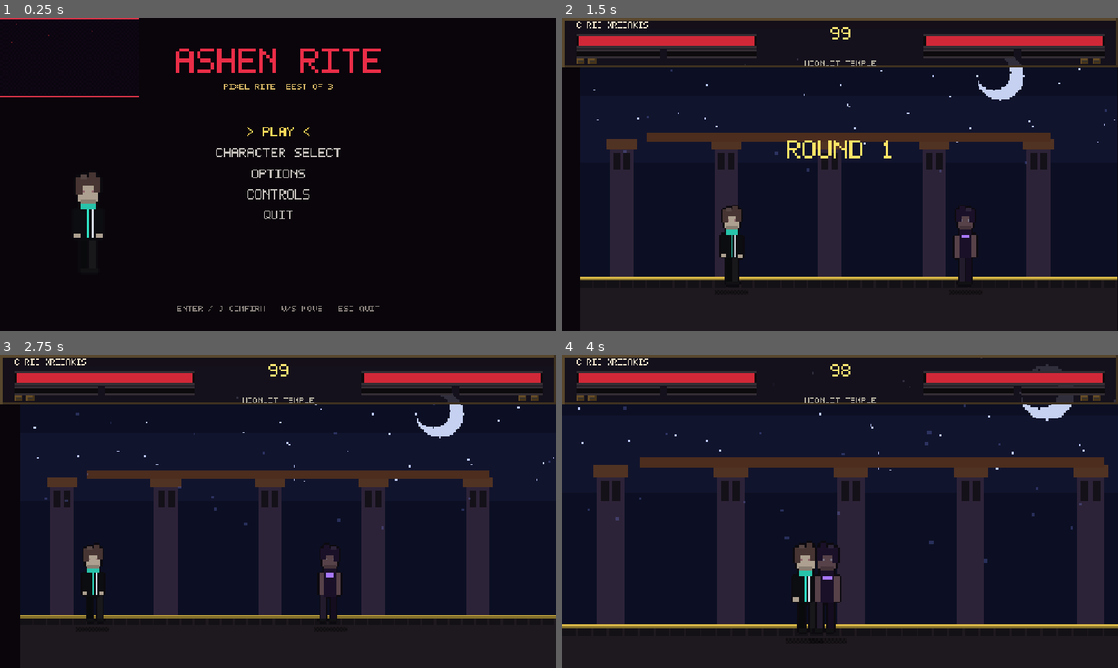
Above: before the commit, frames 1-4 (two rows, left to right).
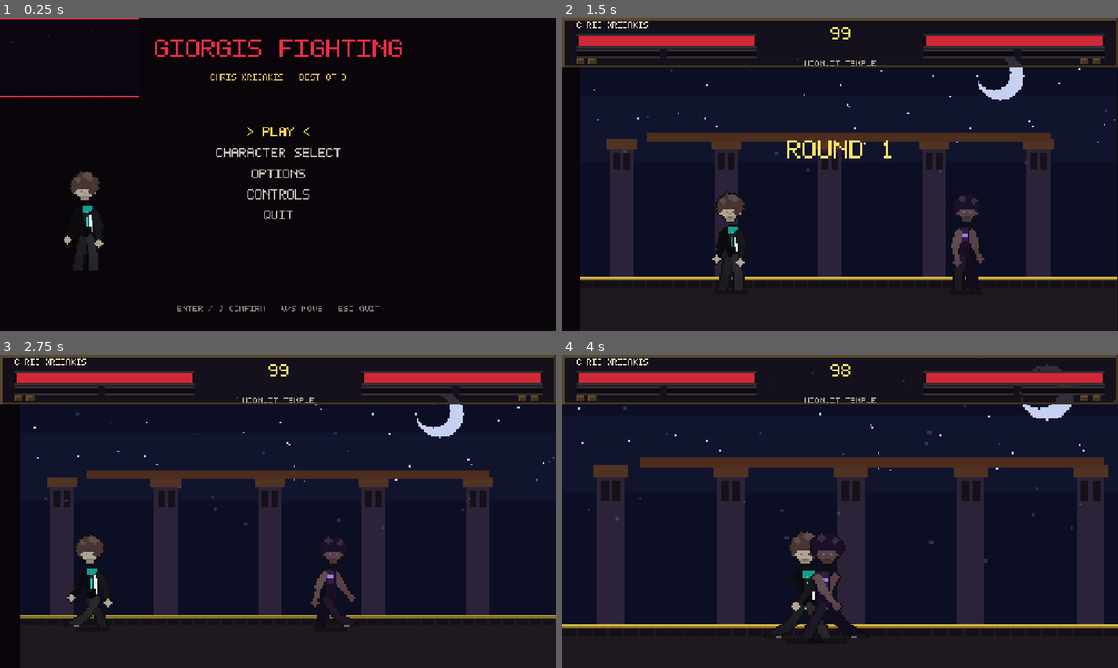
Above: after the commit, the same moments.

Repository: SirGiorgis/games
Game: Godot game, scene res://scenes/bootstrap.tscn
Two runs of this game, one before a commit and one after it. Both use one fixed random seed, a clock stepped at 60 frames per second and the inputs below.
Inputs (mouse positions are in pixels of both pictures, inside the frame that each line leads up to):
- Up to frame 1 (0.25 s): no input
- Up to frame 2 (1.5 s): tap Enter (menu_confirm) at 0.5 s; move the mouse to (962, 158) at 0.52 s; hold D (menu_right) from 0.53 s (still down); tap U (p1_block) at 0.6 s; click (962, 158) at 0.67 s; tap Space at 0.77 s; move the mouse to (728, 190) at 1.27 s; tap I (p1_grab) at 1.35 s
- Up to frame 3 (2.75 s): tap Space at 1.52 s; move the mouse to (333, 442) at 2.02 s; release D (menu_right) at 2.03 s; hold A (menu_left) from 2.03 s (still down); tap K (p1_heavy) at 2.1 s
- Up to frame 4 (4 s): move the mouse to (812, 574) at 2.77 s; release A (menu_left) at 2.78 s; hold D (menu_right) from 2.78 s (still down); tap J (p1_light) at 2.85 s; click (812, 574) at 2.92 s; tap Space at 3.02, 3.77 s; move the mouse to (1006, 558) at 3.52 s; tap L (p1_special) at 3.6 s

The runs differ from the first frame. In frame 1, 2.4% of the frame differs, in the area x 11-73%, y 6-80%; in frame 2, 1.2%; in frame 3, 1.1%; in frame 4, 1.5%.

Commit message:
Rename the game Giorgis Fighting and overhaul fighter pixel animation.
Chris Xrisakis uses a larger limb-rigged sprite (walk cycle, jump arcs,
punch anticipation) with photo-matched skin, curls, and racing-jacket detail.

Co-authored-by: SirGiorgis <SirGiorgis@users.noreply.github.com>

Diff:
--- a/ashen-rite/data/characters/chris_xrisakis.json
+++ b/ashen-rite/data/characters/chris_xrisakis.json
@@ -18,12 +18,12 @@
   "jump": 610,
   "attack": 0.98,
   "defense": 0.82,
-  "skin": "#c9a07a",
-  "hair": "#3a2a22",
-  "outfit": "#0c0d10",
-  "trim": "#d8dee8",
-  "accent": "#2ee6c8",
-  "eyes": "#4a3828",
+	"skin": "#d2ae8a",
+	"hair": "#3a281c",
+	"outfit": "#0a0b0e",
+	"trim": "#e8eef4",
+	"accent": "#1ad4c0",
+	"eyes": "#241810",
   "special_id": "dash",
   "special_name": "Slipstream Cut",
   "special_desc": "Drops into an invisible tow and flashes through the opponent like a last-lap overtake.",
--- a/ashen-rite/icon.svg
+++ b/ashen-rite/icon.svg
@@ -1,7 +1,7 @@
 <svg xmlns="http://www.w3.org/2000/svg" width="128" height="128" viewBox="0 0 128 128">
-  <rect width="128" height="128" rx="18" fill="#140814"/>
-  <path d="M64 14 L92 40 L80 40 L80 88 L48 88 L48 40 L36 40 Z" fill="#e23a4a"/>
-  <circle cx="64" cy="102" r="8" fill="#f0c14a"/>
-  <rect x="22" y="54" width="18" height="6" rx="2" fill="#6ec8ff"/>
-  <rect x="88" y="54" width="18" height="6" rx="2" fill="#6ec8ff"/>
+  <rect width="128" height="128" fill="#140814"/>
+  <rect x="24" y="20" width="80" height="16" fill="#e23a4a"/>
+  <rect x="24" y="36" width="16" height="72" fill="#e23a4a"/>
+  <rect x="24" y="92" width="64" height="16" fill="#e23a4a"/>
+  <rect x="72" y="68" width="32" height="16" fill="#1ad4c0"/>
 </svg>
--- a/ashen-rite/project.godot
+++ b/ashen-rite/project.godot
@@ -3,8 +3,8 @@
 
 [application]
 
-config/name="Ashen Rite"
-config/description="Original arcade 2D fighting game. Open the project and press Play."
+config/name="Giorgis Fighting"
+config/description="Giorgis Fighting — original arcade 2D fighter. Open the project and press Play."
 config/version="1.0.0"
 run/main_scene="res://scenes/bootstrap.tscn"
 config/features=PackedStringArray("4.4", "Forward Plus")
--- a/ashen-rite/scripts/combat/fighter.gd
+++ b/ashen-rite/scripts/combat/fighter.gd
@@ -417,6 +417,7 @@
 			visual.set_pose_name("walk")
 		State.JUMP:
 			visual.set_pose_name("jump")
+			visual.attack_u = clampf((velocity.y + 650.0) / 1300.0, 0.0, 1.0)
 		State.CROUCH:
 			visual.set_pose_name("crouch")
 		State.LIGHT:
--- a/ashen-rite/scripts/combat/fighter_visual.gd
+++ b/ashen-rite/scripts/combat/fighter_visual.gd
@@ -3,8 +3,8 @@
 ## Pixel-art fighter. Same API as the old puppet visual.
 
 const SCALE := 4
-const FW := 48
-const FH := 64
+const FW := 64
+const FH := 80
 
 var def: CharacterDef
 var facing: int = 1
@@ -67,10 +67,11 @@
 	if not _frames.has(key):
 		key = "idle"
 	var arr: Array = _frames[key]
-	if pose in ["light", "heavy", "special", "ultimate", "grab"]:
+	if pose in ["light", "heavy", "special", "ultimate", "grab", "jump"]:
 		var idx := clampi(int(attack_u * arr.size()), 0, arr.size() - 1)
 		return arr[idx]
-	var idx2 := int(_time * (8.0 if pose == "walk" else 6.0)) % arr.size()
+	var spd: float = 10.0 if pose == "walk" else (7.0 if pose == "victory" else 5.5)
+	var idx2: int = int(_time * spd) % arr.size()
 	return arr[idx2]
 
 
--- a/ashen-rite/scripts/pixel/pix.gd
+++ b/ashen-rite/scripts/pixel/pix.gd
@@ -39,6 +39,27 @@
 	for yy in range(-r, r + 1):
 		for xx in range(-r, r + 1):
 			if xx * xx + yy * yy <= r * r:
+				put(img, cx + xx, cy + yy, c)
+
+
+static func capsule(img: Image, x0: int, y0: int, x1: int, y1: int, r: int, c: Color) -> void:
+	var dx: float = float(x1 - x0)
+	var dy: float = float(y1 - y0)
+	var dist: float = sqrt(dx * dx + dy * dy)
+	var steps: int = maxi(1, int(dist))
+	for i in steps + 1:
+		var t: float = float(i) / float(steps)
+		var px: int = int(round(lerpf(float(x0), float(x1), t)))
+		var py: int = int(round(lerpf(float(y0), float(y1), t)))
+		disc(img, px, py, r, c)
+
+
+static func oval(img: Image, cx: int, cy: int, rx: int, ry: int, c: Color) -> void:
+	for yy in range(-ry, ry + 1):
+		for xx in range(-rx, rx + 1):
+			var nx: float = float(xx) / float(maxi(rx, 1))
+			var ny: float = float(yy) / float(maxi(ry, 1))
+			if nx * nx + ny * ny <= 1.0:
 				put(img, cx + xx, cy + yy, c)
 
 
--- a/ashen-rite/scripts/pixel/pixel_fighter_bake.gd
+++ b/ashen-rite/scripts/pixel/pixel_fighter_bake.gd
@@ -1,159 +1,286 @@
 class_name PixelFighterBake
 extends RefCounted
-
-const W := 48
-const H := 64
+## Limb-rigged pixel fighter. Faces right; flip_h handles facing.
+
+const W := 64
+const H := 80
 const SCALE := 4
 
 
 static func bake(def: CharacterDef) -> Dictionary:
-	var out := {}
-	out["idle"] = [_frame(def, "idle", 0), _frame(def, "idle", 1), _frame(def, "idle", 2), _frame(def, "idle", 3)]
-	out["walk"] = [_frame(def, "walk", 0), _frame(def, "walk", 1), _frame(def, "walk", 2), _frame(def, "walk", 3)]
-	out["run"] = out["walk"]
-	out["jump"] = [_frame(def, "jump", 0)]
-	out["crouch"] = [_frame(def, "crouch", 0)]
-	out["light"] = [_frame(def, "light", 0), _frame(def, "light", 1), _frame(def, "light", 2)]
-	out["heavy"] = [_frame(def, "heavy", 0), _frame(def, "heavy", 1), _frame(def, "heavy", 2)]
-	out["special"] = [_frame(def, "special", 0), _frame(def, "special", 1), _frame(def, "special", 2)]
-	out["ultimate"] = [_frame(def, "ultimate", 0), _frame(def, "ultimate", 1), _frame(def, "ultimate", 2)]
-	out["block"] = [_frame(def, "block", 0)]
-	out["hit"] = [_frame(def, "hit", 0)]
-	out["knockdown"] = [_frame(def, "knockdown", 0)]
-	out["victory"] = [_frame(def, "victory", 0), _frame(def, "victory", 1)]
-	out["defeat"] = [_frame(def, "knockdown", 0)]
-	out["grab"] = [_frame(def, "grab", 0), _frame(def, "grab", 1)]
-	return out
-
-
-static func _frame(def: CharacterDef, pose: String, f: int) -> ImageTexture:
+	return {
+		"idle": _seq(def, "idle", 6),
+		"walk": _seq(def, "walk", 8),
+		"run": _seq(def, "walk", 8),
+		"jump": _seq(def, "jump", 6),
+		"crouch": _seq(def, "crouch", 2),
+		"light": _seq(def, "light", 6),
+		"heavy": _seq(def, "heavy", 8),
+		"special": _seq(def, "special", 8),
+		"ultimate": _seq(def, "ultimate", 8),
+		"block": _seq(def, "block", 2),
+		"hit": _seq(def, "hit", 4),
+		"knockdown": _seq(def, "knockdown", 4),
+		"victory": _seq(def, "victory", 6),
+		"defeat": _seq(def, "knockdown", 4),
+		"grab": _seq(def, "grab", 6),
+	}
+
+
+static func _seq(def: CharacterDef, pose: String, n: int) -> Array:
+	var arr: Array = []
+	for i in n:
+		arr.append(_frame(def, pose, i, n))
+	return arr
+
+
+static func _frame(def: CharacterDef, pose: String, f: int, n: int) -> ImageTexture:
 	var img := Pix.image(W, H)
-	_paint(img, def, pose, f)
-	Pix.outline(img, Color(0.05, 0.04, 0.06, 1))
+	_paint(img, def, pose, f, n)
+	Pix.outline(img, Color(0.07, 0.05, 0.06, 1))
 	return Pix.tex(img)
 
 
-static func _paint(img: Image, def: CharacterDef, pose: String, f: int) -> void:
-	var skinny: bool = def.build == "lean" or def.width_scale < 0.9
-	var racing: bool = def.style == "racing"
-	var tw: int = 6 if skinny else (10 if def.build == "heavy" else 8)
-	var cx := 24
-	var foot := 61
-	var bob := 0
-	if pose == "idle":
-		bob = 1 if f % 2 == 1 else 0
-	var squat := 0
-	if pose == "crouch" or pose == "block":
-		squat = 8
-	if pose == "hit":
-		cx += 2
+static func _paint(img: Image, def: CharacterDef, pose: String, f: int, n: int) -> void:
+	var p: Dictionary = _rig(pose, f, n)
+	var skinny: bool = def.build == "lean" or def.width_scale < 0.92
+	var racing: bool = def.style == "racing" or def.id == "chris_xrisakis"
+	var cx: int = 32 + int(p.xoff)
+	var foot: int = 76
+	var hip_y: int = foot - (15 if skinny else 16) + int(p.squat) + int(p.bob)
 	if pose == "knockdown":
-		_downed(img, def, tw)
+		_downed(img, def, racing, f)
 		return
 
-	var hip_y := foot - 16 + squat - bob
-	var walk := 0
-	if pose == "walk":
-		walk = [-2, 2, -2, 2][f]
-	var punch := 0
-	if pose in ["light", "heavy", "grab"]:
-		punch = [0, 4, 9][mini(f, 2)]
-		if pose == "heavy":
-			punch += 2
-	var lean := 0
-	if pose in ["special", "ultimate"]:
-		lean = [1, 3, 2][mini(f, 2)]
-		cx += lean
-
-	var pants := def.outfit.darkened(0.22)
-	var shoes := Color(0.07, 0.07, 0.08)
-	var skin_dk := def.skin.darkened(0.22)
-	# legs
-	var ll := cx - 3 + (walk if walk < 0 else 0)
-	var lr := cx + 1 + (walk if walk > 0 else 0)
-	if pose == "jump":
-		ll -= 2
-		lr += 2
-		hip_y -= 2
-	Pix.rect(img, ll, hip_y, 3 if skinny else 4, foot - hip_y - 2, pants)
-	Pix.rect(img, lr, hip_y, 3 if skinny else 4, foot - hip_y - 2, pants.lightened(0.06))
-	Pix.rect(img, ll, foot - 2, 4, 2, shoes)
-	Pix.rect(img, lr, foot - 2, 4, 2, shoes)
-
-	# hips + torso (jacket)
-	var torso_h := 16
-	var torso_y := hip_y - torso_h
-	Pix.rect(img, cx - tw / 2, hip_y - 3, tw + 1, 4, def.outfit)
-	Pix.rect(img, cx - tw / 2, torso_y, tw + 1, torso_h, def.outfit)
+	var pants := Color(0.12, 0.12, 0.14) if racing else def.outfit.darkened(0.25)
+	var shoes := Color(0.08, 0.08, 0.09)
+	var sleeve := def.outfit if racing else def.skin
+	var lt: int = 2 if skinny else 3
+	var ls: int = 2 if skinny else 3
+	var at: int = 2 if skinny else 3
+
+	# far leg / far arm first
+	_limb(img, cx - 2, hip_y, float(p.ll_a), float(p.ll_b), 12, 12, lt, ls, pants, shoes, true)
+	_arm(img, cx - (4 if skinny else 5), hip_y - 15, float(p.al_a), float(p.al_b), 9, 8, at, sleeve, def.skin)
+
+	_torso(img, def, cx, hip_y, skinny, racing, int(p.lean))
+	_limb(img, cx + 2, hip_y, float(p.lr_a), float(p.lr_b), 12, 12, lt, ls, pants.lightened(0.05), shoes, true)
+	_arm(img, cx + (4 if skinny else 5) + int(p.lean), hip_y - 15, float(p.ar_a), float(p.ar_b), 9, 9, at, sleeve.lightened(0.06), def.skin)
+
+	if racing and pose in ["special", "ultimate"]:
+		_smear(img, cx, hip_y, def.accent, f)
+
+	var hx: int = cx - 1 + int(p.lean) + int(p.head_x)
+	var hy: int = hip_y - 28 + int(int(p.squat) / 2)
+	_head(img, def, hx, hy, racing, skinny, pose)
+
+
+static func _rig(pose: String, f: int, n: int) -> Dictionary:
+	var u: float = float(f) / float(maxi(n - 1, 1))
+	var d := {
+		"xoff": 0, "bob": 0, "squat": 0, "lean": 0, "head_x": 0,
+		"ll_a": 98.0, "ll_b": 8.0, "lr_a": 82.0, "lr_b": 8.0,
+		"al_a": 108.0, "al_b": 18.0, "ar_a": 72.0, "ar_b": 16.0,
+	}
+	match pose:
+		"idle":
+			var ph: float = TAU * float(f) / float(n)
+			d.bob = int(round(sin(ph) * 1.2))
+			d.al_a = 108.0 + sin(ph) * 6.0
+			d.ar_a = 72.0 - sin(ph) * 6.0
+			d.al_b = 16.0 + sin(ph) * 4.0
+		"walk":
+			var phw: float = TAU * float(f) / float(n)
+			d.bob = int(round(abs(sin(phw)) * 2.0))
+			d.ll_a = 90.0 + sin(phw) * 32.0
+			d.lr_a = 90.0 + sin(phw + PI) * 32.0
+			d.ll_b = 10.0 + maxf(0.0, sin(phw)) * 18.0
+			d.lr_b = 10.0 + maxf(0.0, sin(phw + PI)) * 18.0
+			d.al_a = 90.0 + sin(phw + PI) * 28.0
+			d.ar_a = 90.0 + sin(phw) * 28.0
+			d.al_b = 14.0
+			d.ar_b = 14.0
+			d.lean = int(round(sin(phw) * 1.0))
+		"jump":
+			d.squat = 4 if u < 0.2 else (-2 if u < 0.55 else 1)
+			d.ll_a = 70.0 if u < 0.5 else 110.0
+			d.lr_a = 110.0 if u < 0.5 else 70.0
+			d.ll_b = 28.0
+			d.lr_b = 22.0
+			d.al_a = 230.0
+			d.ar_a = -40.0
+			d.al_b = 10.0
+			d.ar_b = 10.0
+		"crouch":
+			d.squat = 12
+			d.ll_a = 125.0
+			d.lr_a = 55.0
+			d.ll_b = 40.0
+			d.lr_b = 35.0
+			d.al_a = 100.0
+			d.ar_a = 80.0
+		"block":
+			d.squat = 5
+			d.lean = 2
+			d.al_a = 20.0
+			d.ar_a = 10.0
+			d.al_b = 70.0
+			d.ar_b = 75.0
+		"light":
+			d.ar_a = lerpf(140.0, 8.0, smoothstep(0.0, 0.55, u))
+			d.ar_b = lerpf(20.0, 4.0, smoothstep(0.2, 0.6, u))
+			d.al_a = 120.0
+			d.lean = int(round(smoothstep(0.3, 0.7, u) * 3.0))
+			d.lr_a = 78.0
+		"heavy":
+			d.squat = int(round((1.0 - abs(u - 0.45)) * 4.0))
+			d.ar_a = lerpf(160.0, -8.0, smoothstep(0.15, 0.62, u))
+			d.ar_b = lerpf(30.0, 2.0, smoothstep(0.2, 0.65, u))
+			d.al_a = 130.0
+			d.lean = int(round(smoothstep(0.25, 0.7, u) * 5.0))
+			d.ll_a = 105.0
+			d.lr_a = 70.0
+		"special":
+			d.lean = int(round(u * 8.0))
+			d.xoff = int(round(u * 6.0))
+			d.ar_a = lerpf(40.0, -10.0, u)
+			d.al_a = lerpf(140.0, 200.0, u)
+			d.ll_a = 60.0
+			d.lr_a = 50.0
+			d.ll_b = 8.0
+			d.lr_b = 8.0
+			d.ar_b = 4.0
+		"ultimate":
+			d.squat = int(round(sin(u * PI) * -3.0))
+			d.ar_a = lerpf(90.0, -20.0, u)
+			d.al_a = lerpf(90.0, 210.0, u)
+			d.lean = int(round(u * 4.0))
+			d.ll_a = 100.0
+			d.lr_a = 80.0
+		"hit":
+			d.xoff = 3 + f
+			d.head_x = 2
+			d.lean = 4
+			d.al_a = 200.0
+			d.ar_a = 160.0
+			d.ll_a = 70.0
+			d.lr_a = 110.0
+		"grab":
+			d.ar_a = lerpf(40.0, 5.0, u)
+			d.ar_b = lerpf(40.0, 10.0, u)
+			d.al_a = lerpf(80.0, 25.0, u)
+			d.lean = 3
+			d.squat = 2
+		"victory":
+			d.ar_a = lerpf(-70.0, -95.0, 0.5 + 0.5 * sin(float(f)))
+			d.al_a = 100.0
+			d.bob = int(f % 2)
+			d.ll_a = 95.0
+			d.lr_a = 85.0
+	return d
+
+
+static func _limb(img: Image, hx: int, hy: int, ang: float, bend: float, thigh: int, shin: int, tr: int, sr: int, col: Color, shoe: Color, with_shoe: bool) -> void:
+	var a: float = deg_to_rad(ang)
+	var kx: int = hx + int(round(cos(a) * float(thigh)))
+	var ky: int = hy + int(round(sin(a) * float(thigh)))
+	var a2: float = deg_to_rad(ang + bend)
+	var ax: int = kx + int(round(cos(a2) * float(shin)))
+	var ay: int = ky + int(round(sin(a2) * float(shin)))
+	Pix.capsule(img, hx, hy, kx, ky, tr, col)
+	Pix.capsule(img, kx, ky, ax, ay, sr, col.darkened(0.08))
+	if with_shoe:
+		Pix.rect(img, ax - 2, ay - 1, 7, 3, shoe)
+		Pix.rect(img, ax + 3, ay, 3, 2, shoe.lightened(0.35))
+
+
+static func _arm(img: Image, sx: int, sy: int, ang: float, bend: float, upper: int, lower: int, r: int, col: Color, hand: Color) -> void:
+	var a: float = deg_to_rad(ang)
+	var ex: int = sx + int(round(cos(a) * float(upper)))
+	var ey: int = sy + int(round(sin(a) * float(upper)))
+	var a2: float = deg_to_rad(ang + bend)
+	var hx: int = ex + int(round(cos(a2) * float(lower)))
+	var hy: int = ey + int(round(sin(a2) * float(lower)))
+	Pix.capsule(img, sx, sy, ex, ey, r, col)
+	Pix.capsule(img, ex, ey, hx, hy, maxi(r - 1, 1), col.darkened(0.06))
+	Pix.disc(img, hx, hy, 2, hand)
+
+
+static func _torso(img: Image, def: CharacterDef, cx: int, hip_y: int, skinny: bool, racing: bool, lean: int) -> void:
+	var tw: int = 5 if skinny else (9 if def.build == "heavy" else 7)
+	var top: int = hip_y - 18
+	var tx: int = cx - tw / 2 + lean
+	Pix.rect(img, tx, top, tw + 1, 18, def.outfit)
+	Pix.rect(img, tx + 1, top + 1, tw - 1, 8, def.outfit.lightened(0.08))
 	if racing:
-		Pix.vline(img, cx, torso_y + 1, torso_h - 1, def.accent)
-		Pix.vline(img, cx + 2, torso_y + 1, torso_h - 1, def.trim)
-		Pix.rect(img, cx - tw / 2, torso_y, tw + 1, 3, def.accent.darkened(0.15))
+		Pix.rect(img, tx, top, tw + 1, 4, def.accent.darkened(0.25))
+		Pix.vline(img, cx + lean, top + 3, 14, def.accent)
+		Pix.vline(img, cx + lean + 2, top + 4, 13, def.trim)
+		Pix.rect(img, tx + tw - 1, top + 5, 2, 10, def.trim)
+		# necklace
+		Pix.put(img, cx + lean, top + 4, Color(0.15, 0.14, 0.12))
+		Pix.put(img, cx + lean, top + 5, Color(0.15, 0.14, 0.12))
 	else:
-		Pix.rect(img, cx - tw / 2 + 1, torso_y + 3, tw - 1, 2, def.trim)
-
-	# arms
-	var arm := def.outfit if racing else def.skin
-	var hand := def.skin
-	var arm_y := torso_y + 3
-	var back_x := cx - tw / 2 - 3
-	var front_x := cx + tw / 2 + 1
-	if pose == "block":
-		Pix.rect(img, cx - 1, arm_y, 3, 10, arm)
-		Pix.rect(img, cx + 2, arm_y + 2, 3, 9, arm)
-		Pix.rect(img, cx + 1, arm_y + 10, 3, 3, hand)
-	elif pose == "victory":
-		Pix.rect(img, back_x, arm_y, 3, 11, arm)
-		Pix.rect(img, front_x + 1, torso_y - (10 if f == 1 else 8), 3, 12, arm)
-		Pix.rect(img, front_x + 1, torso_y - (12 if f == 1 else 10), 3, 3, hand)
-	elif punch > 0:
-		Pix.rect(img, back_x, arm_y + 2, 3, 10, arm)
-		Pix.rect(img, front_x, arm_y + 1, punch + 3, 3, arm)
-		Pix.rect(img, front_x + punch + 2, arm_y, 4, 4, hand)
-	elif pose in ["special", "ultimate"]:
-		Pix.rect(img, back_x - 2, arm_y, 8, 3, arm)
-		Pix.rect(img, front_x, arm_y - 2, 8, 3, arm)
-		Pix.rect(img, front_x + 7, arm_y - 3, 3, 3, def.accent)
-		# speed lines
-		for i in 3:
-			Pix.hline(img, 2, torso_y + 4 + i * 4, 6 + f, Color(def.accent, 0.7))
+		Pix.rect(img, tx + 1, top + 4, tw - 1, 2, def.trim)
+	# skinny waist
+	if skinny:
+		Pix.rect(img, tx + 1, hip_y - 6, tw - 1, 6, def.outfit.darkened(0.1))
+
+
+static func _head(img: Image, def: CharacterDef, cx: int, cy: int, racing: bool, skinny: bool, pose: String) -> void:
+	var skin_dk := def.skin.darkened(0.18)
+	var rx: int = 5 if skinny else 6
+	var ry: int = 6
+	Pix.oval(img, cx, cy, rx, ry, def.skin)
+	Pix.rect(img, cx - 2, cy + 4, 5, 3, skin_dk)
+	# ears
+	Pix.rect(img, cx - rx - 1, cy, 2, 3, def.skin)
+	Pix.rect(img, cx + rx, cy, 2, 3, def.skin)
+	# brows + eyes (photo: dark, close-set)
+	var brow := def.hair.darkened(0.1)
+	Pix.hline(img, cx - 3, cy - 1, 3, brow)
+	Pix.hline(img, cx + 1, cy - 1, 3, brow)
+	Pix.put(img, cx - 2, cy + 1, Color(0.95, 0.93, 0.9))
+	Pix.put(img, cx + 2, cy + 1, Color(0.95, 0.93, 0.9))
+	Pix.put(img, cx - 2, cy + 1, def.eyes)
+	Pix.put(img, cx + 2, cy + 1, def.eyes)
+	# nose / mouth
+	Pix.put(img, cx, cy + 2, skin_dk)
+	if pose != "hit":
+		Pix.hline(img, cx - 1, cy + 4, 3, def.skin.darkened(0.35))
 	else:
-		Pix.rect(img, back_x, arm_y, 3, 11, arm)
-		Pix.rect(img, front_x, arm_y + (1 if bob else 0), 3, 11, arm)
-		Pix.rect(img, back_x, arm_y + 11, 3, 2, hand)
-		Pix.rect(img, front_x, arm_y + 11 + (1 if bob else 0), 3, 2, hand)
-
-	# head + hair
-	var hx := cx - 4 + (2 if pose == "hit" else 0)
-	var hy := torso_y - 10
-	if pose == "jump":
-		hy -= 1
-	Pix.rect(img, hx, hy, 9, 9, def.skin)
-	Pix.rect(img, hx + 1, hy + 8, 7, 2, skin_dk)
-	# eyes
-	var eye := def.eyes
-	Pix.put(img, hx + 2, hy + 4, Color(0.08, 0.07, 0.07))
-	Pix.put(img, hx + 6, hy + 4, Color(0.08, 0.07, 0.07))
-	Pix.put(img, hx + 2, hy + 4, eye)
-	Pix.put(img, hx + 6, hy + 4, eye)
-	# hair / curls
-	Pix.rect(img, hx - 1, hy - 2, 11, 4, def.hair)
-	Pix.rect(img, hx - 1, hy + 1, 3, 5, def.hair)
-	Pix.rect(img, hx + 7, hy + 1, 3, 4, def.hair)
-	if skinny or racing:
-		Pix.rect(img, hx + 1, hy - 3, 3, 2, def.hair.lightened(0.08))
-		Pix.rect(img, hx + 5, hy - 4, 3, 3, def.hair)
-		Pix.put(img, hx + 8, hy - 1, def.hair)
-		Pix.put(img, hx - 1, hy + 5, def.hair)
-
-	if pose == "ultimate":
-		Pix.disc(img, cx + 10, torso_y + 6, 3 + f, Color(def.accent, 0.85))
-
-
-static func _downed(img: Image, def: CharacterDef, _tw: int) -> void:
-	var y := 46
-	Pix.rect(img, 10, y + 6, 22, 5, def.outfit)
-	Pix.rect(img, 30, y + 4, 10, 8, def.skin)
-	Pix.rect(img, 32, y + 2, 10, 4, def.hair)
-	Pix.rect(img, 8, y + 8, 6, 3, def.outfit.darkened(0.2))
-	Pix.rect(img, 18, y + 10, 8, 3, def.outfit.darkened(0.15))
+		Pix.hline(img, cx - 1, cy + 3, 3, Color(0.45, 0.2, 0.2))
+	# curly volume hair
+	var h1 := def.hair
+	var h2 := def.hair.lightened(0.12)
+	Pix.oval(img, cx, cy - 5, 7 if racing else 6, 4, h1)
+	Pix.disc(img, cx - 5, cy - 3, 3, h1)
+	Pix.disc(img, cx + 5, cy - 4, 3, h1)
+	Pix.disc(img, cx - 4, cy - 6, 2, h2)
+	Pix.disc(img, cx + 3, cy - 7, 2, h2)
+	Pix.disc(img, cx + 6, cy - 1, 2, h1)
+	Pix.disc(img, cx - 6, cy - 1, 2, h1)
+	Pix.disc(img, cx - 2, cy - 8, 2, h1)
+	if racing:
+		Pix.disc(img, cx + 1, cy - 8, 2, h2)
+		Pix.put(img, cx - 7, cy + 1, h1)
+		Pix.put(img, cx + 7, cy, h1)
+		Pix.disc(img, cx + 4, cy + 1, 2, h1)
+
+
+static func _smear(img: Image, cx: int, hip_y: int, accent: Color, f: int) -> void:
+	for i in 4:
+		var y: int = hip_y - 8 - i * 5
+		Pix.hline(img, 4, y, 8 + f + i, Color(accent, 0.45))
+		Pix.put(img, cx - 12 - i, hip_y - 16 + i, Color(accent, 0.7))
+
+
+static func _downed(img: Image, def: CharacterDef, racing: bool, f: int) -> void:
+	var y: int = 52 + mini(f, 2)
+	Pix.capsule(img, 12, y + 6, 34, y + 8, 3, def.outfit)
+	Pix.oval(img, 40, y + 4, 6, 5, def.skin)
+	Pix.oval(img, 42, y + 1, 7, 4, def.hair)
+	Pix.capsule(img, 10, y + 8, 18, y + 12, 2, def.outfit.darkened(0.15))
+	Pix.capsule(img, 22, y + 9, 30, y + 13, 2, def.outfit.darkened(0.1))
+	if racing:
+		Pix.hline(img, 20, y + 6, 10, def.accent)
--- a/ashen-rite/scripts/ui/character_select.gd
+++ b/ashen-rite/scripts/ui/character_select.gd
@@ -36,8 +36,8 @@
 	_preview = Sprite2D.new()
 	_preview.texture_filter = CanvasItem.TEXTURE_FILTER_NEAREST
 	_preview.centered = false
-	_preview.scale = Vector2(5, 5)
-	_preview.position = Vector2(70, 320)
+	_preview.scale = Vector2(4, 4)
+	_preview.position = Vector2(48, 300)
 	add_child(_preview)
 	_info = PixelUI.label_at(self, "", Vector2(360, 280), 2, Color(0.92, 0.9, 0.86), 42)
 	_stats = PixelUI.label_at(self, "", Vector2(360, 400), 2, Color(0.8, 0.76, 0.68), 42)
--- a/ashen-rite/scripts/ui/main_menu.gd
+++ b/ashen-rite/scripts/ui/main_menu.gd
@@ -12,9 +12,9 @@
 func _ready() -> void:
 	set_anchors_preset(PRESET_FULL_RECT)
 	PixelUI.full_bg(self)
-	var title := PixelUI.label_at(self, "ASHEN RITE", Vector2(0, 70), 8, Color(0.92, 0.18, 0.28), 0, 1280)
+	var title := PixelUI.label_at(self, "GIORGIS FIGHTING", Vector2(0, 48), 6, Color(0.92, 0.18, 0.28), 0, 1280)
 	title.set_centered(1280)
-	PixelUI.label_at(self, "PIXEL RITE  BEST OF 3", Vector2(0, 150), 2, Color(0.85, 0.72, 0.4), 0, 1280).set_centered(1280)
+	PixelUI.label_at(self, "CHRIS XRISAKIS   BEST OF 3", Vector2(0, 128), 2, Color(0.85, 0.72, 0.4), 0, 1280).set_centered(1280)
 	for i in ITEMS.size():
 		var l := PixelLabel.new()
 		l.position = Vector2(0, 250 + i * 48)
@@ -27,8 +27,8 @@
 	_preview.texture = frames["idle"][0]
 	_preview.texture_filter = CanvasItem.TEXTURE_FILTER_NEAREST
 	_preview.centered = false
-	_preview.scale = Vector2(5, 5)
-	_preview.position = Vector2(80, 280)
+	_preview.scale = Vector2(4, 4)
+	_preview.position = Vector2(70, 260)
 	add_child(_preview)
 	_refresh()
 	AudioDirector.play_music("menu")
Not shown, changed: README.md
Not shown, changed: ashen-rite/README.md
Not shown, changed: ashen-rite/data/characters/refs/README.md
